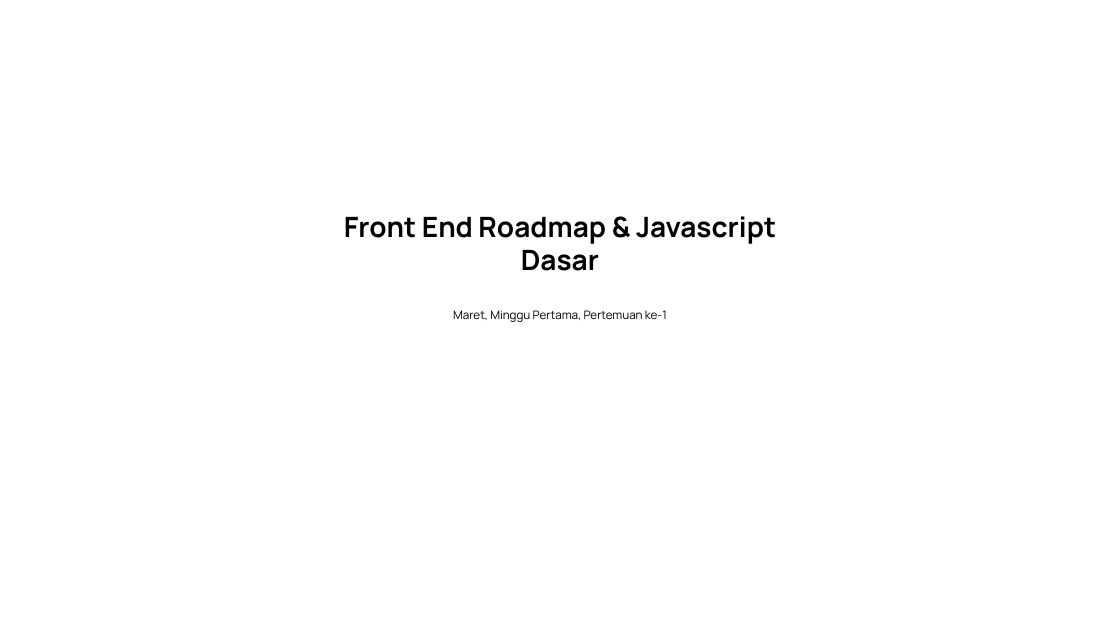
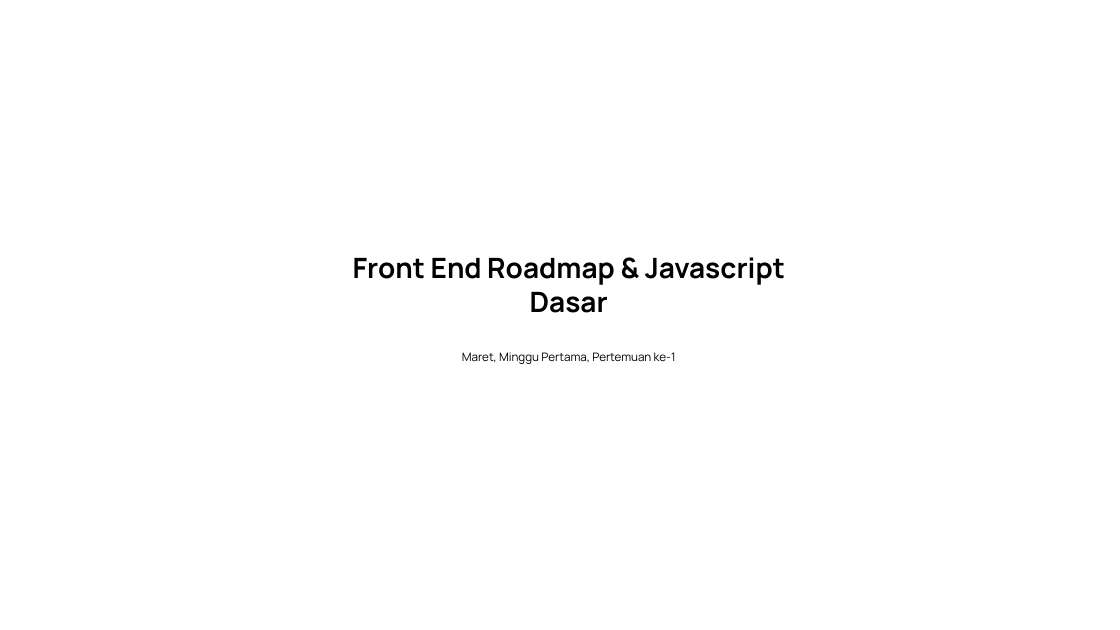
Before and after one commit to saddam-satria/learning-material, a slide deck: slide 1 of march/week-1/meeting-1/PPT.pptx. Drawn at 1120x630 pixels with LibreOffice and Linux fonts; fonts in the diff are those of the drawing. Boxes give left, top, right and bottom in pixels: in the first picture for what was removed or moved away, otherwise in the second. Text is boxed around its words. In the diff, an @@ line names an element or a change of style, - is before the commit and + after.

```diff
--- a/march/week-1/meeting-1/PPT.pptx
+++ b/march/week-1/meeting-1/PPT.pptx
@@ text "Front End Roadmap & Javascript ...": place and size @@
-text "Front End Roadmap & Javascript ..." at <box>344,216,776,271</box>
+text "Front End Roadmap & Javascript ..." at <box>353,257,785,313</box>
@@ text "Maret, Minggu Pertama, Pertemuan ke-1": place and size @@
-text "Maret, Minggu Pertama, Pertemuan ke-1" at <box>453,310,667,322</box>
+text "Maret, Minggu Pertama, Pertemuan ke-1" at <box>462,352,676,364</box>
```
Also in this commit, not shown: 2 other slides changed, 1 slide added, 1 other file.
